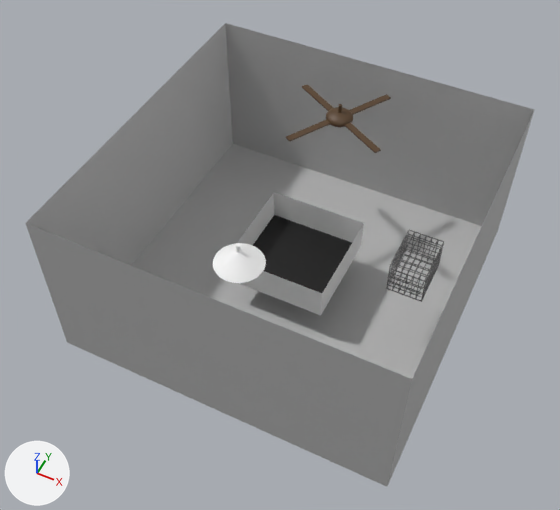
The Blender file venv_blender/box.blend as it was, and as the next commit left it.
Both versions are drawn from a 50 mm lens placed at (3.24, -7.03, 9.32), pointed at (-0.12, -0.31, 0.92). The axes (+X, +Y, +Z) are drawn at lower left. The lights are the same throughout.

In view in the first picture: 'Cone', 'Cube.004', 'Plane', 'floor', 'room_wall1', 'room_wall2', 'room_wall3', 'room_wall4', 'wall1', 'wall2', 'wall3', 'wall4'.
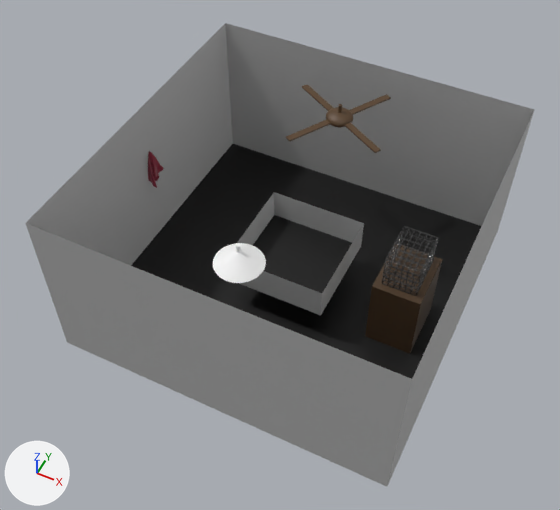
Pixel boxes (x1, y1, x2, y2) of what changed, in the pictures (560 x 510 px):
'Plane', recoloured (grey to black): (131, 144, 481, 379) in both
'Cube.005', added: after (365, 243, 442, 354)
'Cube.004', moved, rescaled: before (386, 230, 444, 302); after (382, 226, 438, 296)
'Towel', shown: after (148, 151, 164, 188)

Patch to the scene script:
```diff
--- a/venv_blender/box.blend.py
+++ b/venv_blender/box.blend.py
@@ mat_material_017 @@
 mat_material_017 = principled_material('Material.017')
-mat_material_017.base_color = (0.5, 0.5, 0.5)  # grey #bcbcbc
+mat_material_017.base_color = (0.0, 0.0, 0.0)  # black #000000
@@ mat_material_023 @@
+mat_material_023 = principled_material('Material.023')
+mat_material_023.base_color = (0.0688, 0.0368, 0.0152)  # brown #4a3621
@@ me_cube_006 @@
+me_cube_006.from_pydata(...)  # a box spanning x -1.0..1.0, y -1.0..1.0, z -1.0..1.0
+me_cube_006.materials.append(mat_material_023)  # brown #4a3621
@@ ob_towel @@
 ob_towel.scale = (0.2, 0.5, 1.0)
-ob_towel.hide_set(True)
@@ ob_cube_004 @@
 ob_cube_004 = bpy.data.objects.new('Cube.004', me_cube_005)
-ob_cube_004.location = (1.78, 0.0, 1.35)
-ob_cube_004.scale = (0.25, 0.35, 0.25)
+ob_cube_004.location = (1.7, 0.0, 1.4)
+ob_cube_004.scale = (0.244, 0.341, 0.244)
 _m = ob_cube_004.modifiers.new('Wireframe', 'WIREFRAME')
@@ ob_cube_005 @@
+ob_cube_005 = bpy.data.objects.new('Cube.005', me_cube_006)
+ob_cube_005.location = (1.7, 0.0, 0.45)
+ob_cube_005.scale = (0.35, 0.45, 0.7)
```
